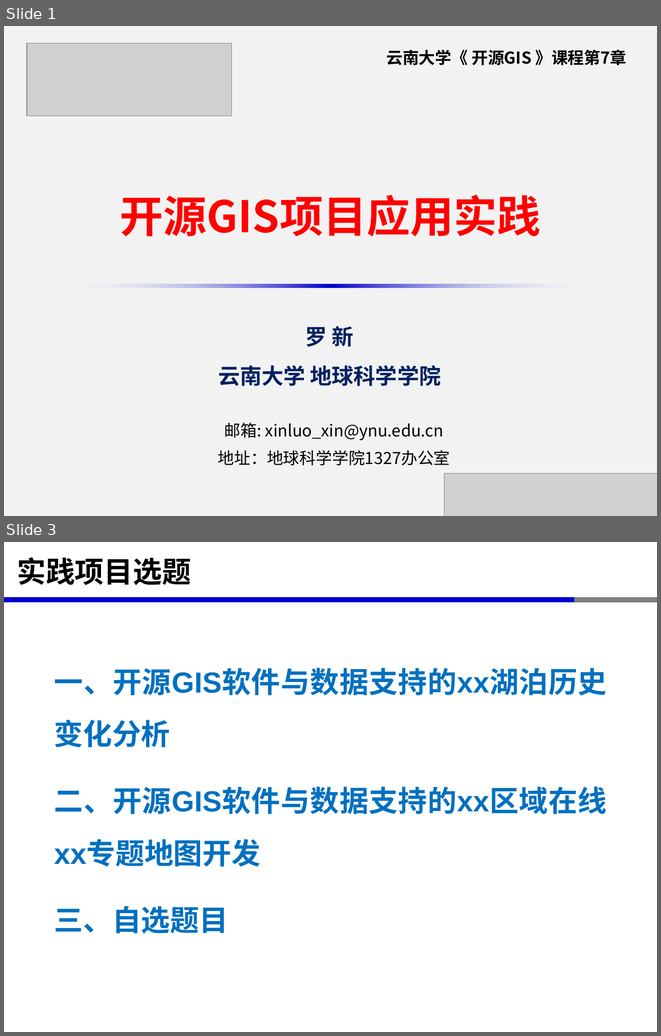
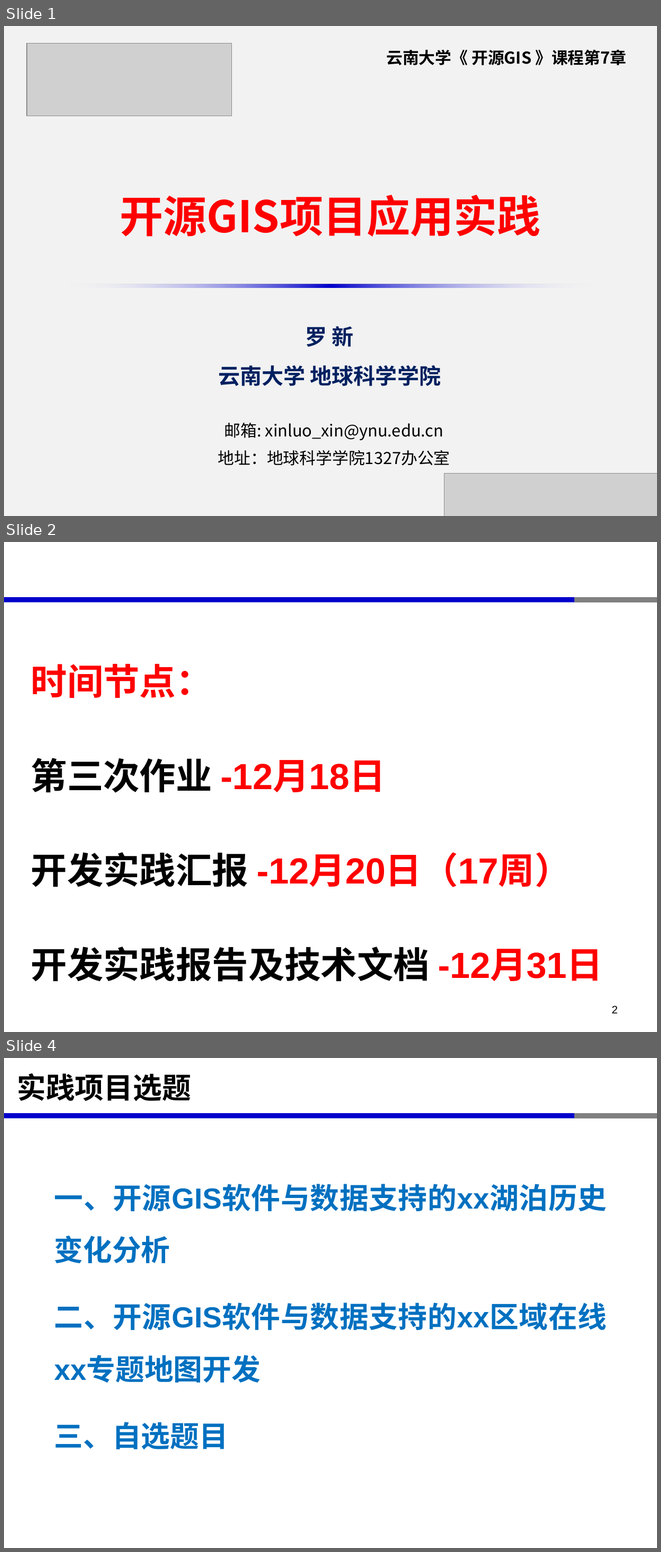
Before and after one commit to xinluo2018/Open-source-GIS-Course, a slide deck: 第7章-开源GIS项目实践-10课时/第7章-开源GIS项目应用实践.pptx. Shown one above the other, each under a label of ours: slides 1 and 3 before the commit, slides 1, 2 and 4 after it; the slides between them are not shown. The pictures are 661x1036 and 661x1552 pixels, drawn with LibreOffice and Linux fonts; fonts in the diff are those of the drawing; grey boxes stand for pictures. Boxes give left, top, right and bottom in pixels: in the first picture for what was removed or moved away, otherwise in the second. Text is boxed around its words. In the diff, an @@ line names an element or a change of style, - is before the commit and + after.

```diff
--- a/第7章-开源GIS项目实践-10课时/第7章-开源GIS项目应用实践.pptx
+++ b/第7章-开源GIS项目实践-10课时/第7章-开源GIS项目应用实践.pptx
@@ slide 2 added at bbox=[4, 542, 657, 1032], background #FFFFFF; not listed: 2 template elements that a slide beside it also shows @@
@@ text added at bbox=[31, 663, 603, 981], 40 pt, text #FF0000, bold @@
+时间节点：
+第三次作业 -12月18日
+开发实践汇报 -12月20日（17周）
+开发实践报告及技术文档 -12月31日
@@ page number added at bbox=[612, 1005, 618, 1013], 12 pt, text #000000 @@
+2
@@ what was slide 3 is now slide 4 @@
```
Also in this commit, not shown: 1 slide changed, 1 other slide added, 1 slide removed, 42 other files.
